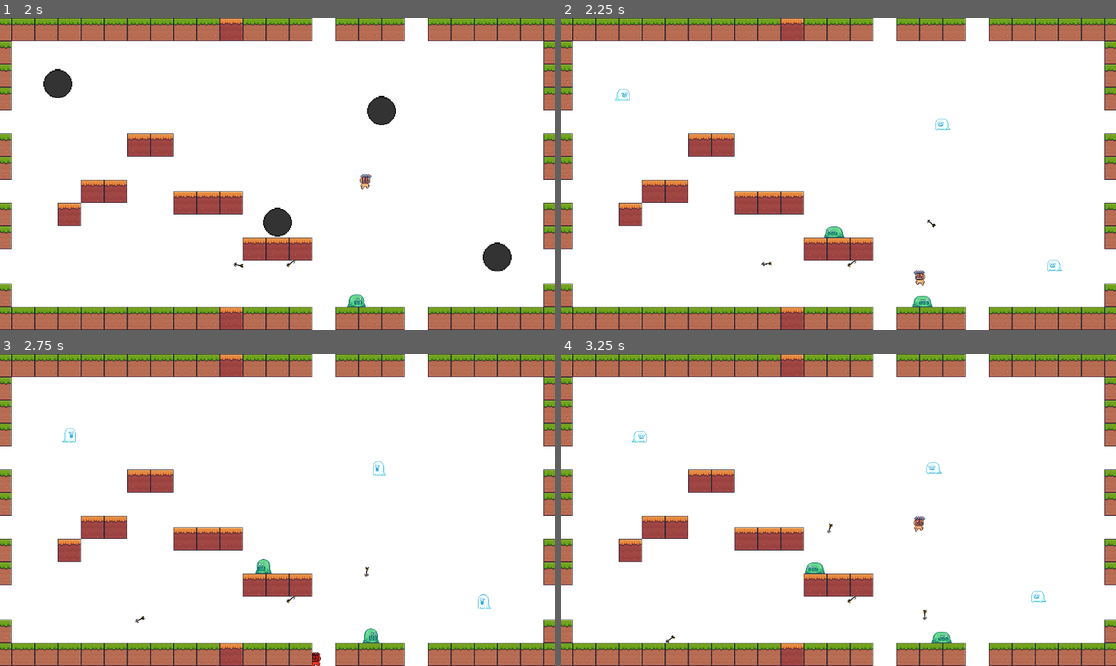
Above: before the commit, frames 1-4 (two rows, left to right).
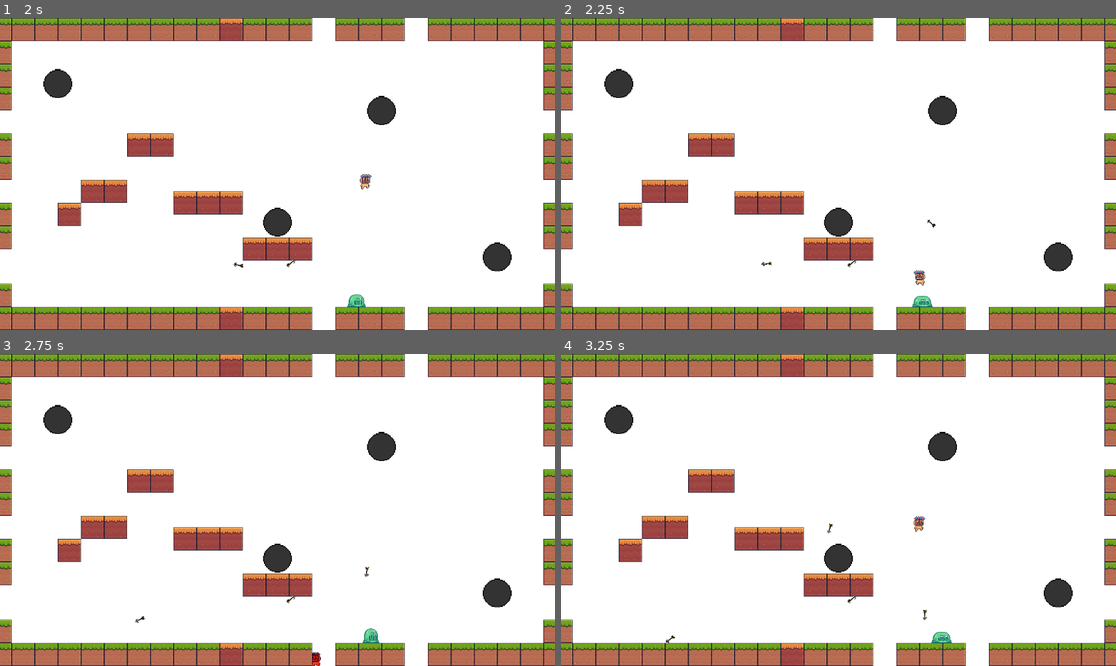
Above: after the commit, the same moments.

Repository: RiverCrab42/Shader-Drawing-learning-scenes
Game: Godot game, scene res://scenes/example/level1.tscn
The game is run twice, just before and just after one commit, with the same random seed, the same clock (stepped at 60 frames per second) and the same inputs. The project has no main scene, so this scene is started directly.
Inputs (mouse positions are in pixels of both pictures, inside the frame that each line leads up to):
- Up to frame 1 (2 s): move the mouse to (399, 158) at 0.52 s; hold D (move_right) from 0.53 s (still down); click (399, 158) at 0.6 s; tap W (jump) at 0.77, 1.52 s; move the mouse to (166, 189) at 1.27 s; click (166, 189) at 1.35 s
- Up to frame 2 (2.25 s): move the mouse to (894, 105) at 2.02 s; release D (move_right) at 2.03 s; hold A (move_left) from 2.03 s (still down); click (894, 105) at 2.1 s
- Up to frame 3 (2.75 s): keep holding A (move_left)
- Up to frame 4 (3.25 s): move the mouse to (810, 572) at 2.77 s; release A (move_left) at 2.78 s; hold D (move_right) from 2.78 s (still down); click (810, 572) at 2.85 s; tap W (jump) at 3.02 s

Frame 1 is identical in both runs. In frame 2, 1.6% of the frame differs, in the area x 7-93%, y 16-82%; in frame 3, 1.7%; in frame 4, 1.8%.
Error after the commit: Invalid call. Nonexistent function 'instantiate' in base 'Nil'. (res://scripts/global/game_manager.gd:10)

Commit message:
Несколько исправлений

Diff:
--- a/intermidiate_project/scripts/enemies/ghost.gd
+++ b/intermidiate_project/scripts/enemies/ghost.gd
@@ -13,6 +13,7 @@
 var is_alive = true;
 
 func _ready() -> void:
+	is_alive = true;
 	animated_sprite_2d.play("idle")
 
 # Called every frame. 'delta' is the elapsed time since the previous frame.
--- a/intermidiate_project/scripts/enemies/spawn.gd
+++ b/intermidiate_project/scripts/enemies/spawn.gd
@@ -2,8 +2,10 @@
 
 @onready var animation_player: AnimationPlayer = $AnimationPlayer
 
-const SLIME = preload("res://scenes/enemies/slime.tscn")
-const GHOST_IDLE = preload("res://scenes/enemies/ghost_idle.tscn")
+@export var SLIME : PackedScene
+@export var GHOST_IDLE : PackedScene
+#const SLIME = preload("res://scenes/enemies/slime.tscn")
+#const GHOST_IDLE = preload("res://scenes/enemies/ghost_idle.tscn")
 
 @export_enum("slime", "ghost") var enemy_type : String
 @export var spawn_time : float
--- a/intermidiate_project/scripts/global/game_manager.gd
+++ b/intermidiate_project/scripts/global/game_manager.gd
@@ -13,10 +13,15 @@
 
 func reset() -> void:
 	for obj in instantiated_objects:
-		obj.queue_free()
+		if obj:
+			obj.queue_free()
 	instantiated_objects.clear()
 	health = 5
 	arrows = 5
+	GlobalSignals.shoot_arrow.connect(shoot)
+	GlobalSignals.collected_arrow.connect(pick_up_arrow)
+	GlobalSignals.took_damage.connect(get_hit)
+	find_player()
 
 func _ready() -> void:
 	GlobalSignals.shoot_arrow.connect(shoot)
Not shown: 2 places in intermidiate_project/scenes/enemies/ghost.tscn that only renumber resources
